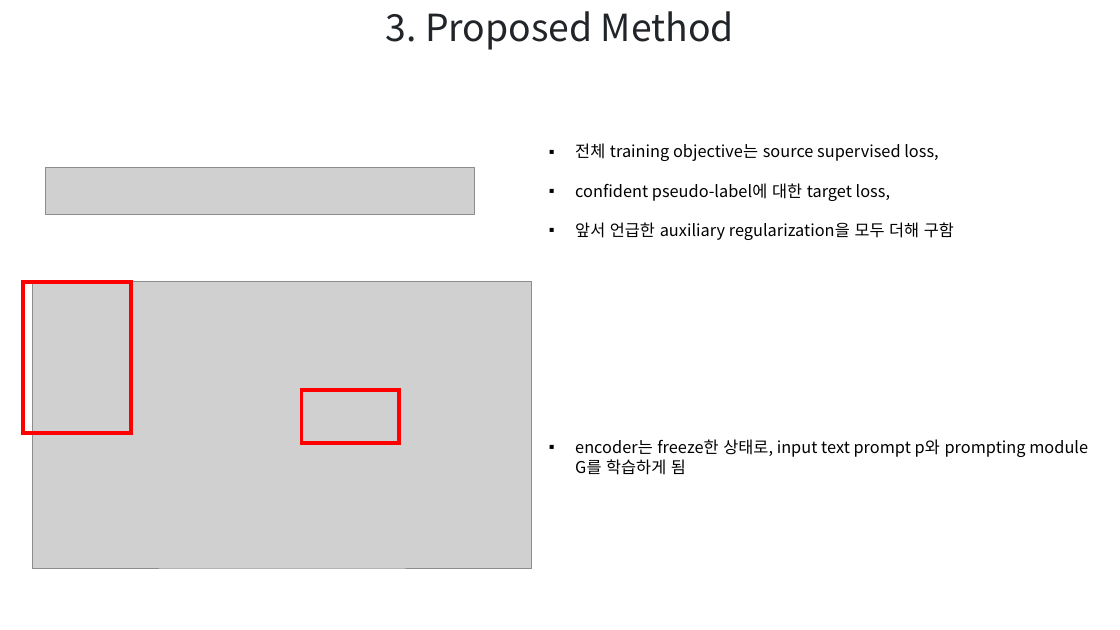
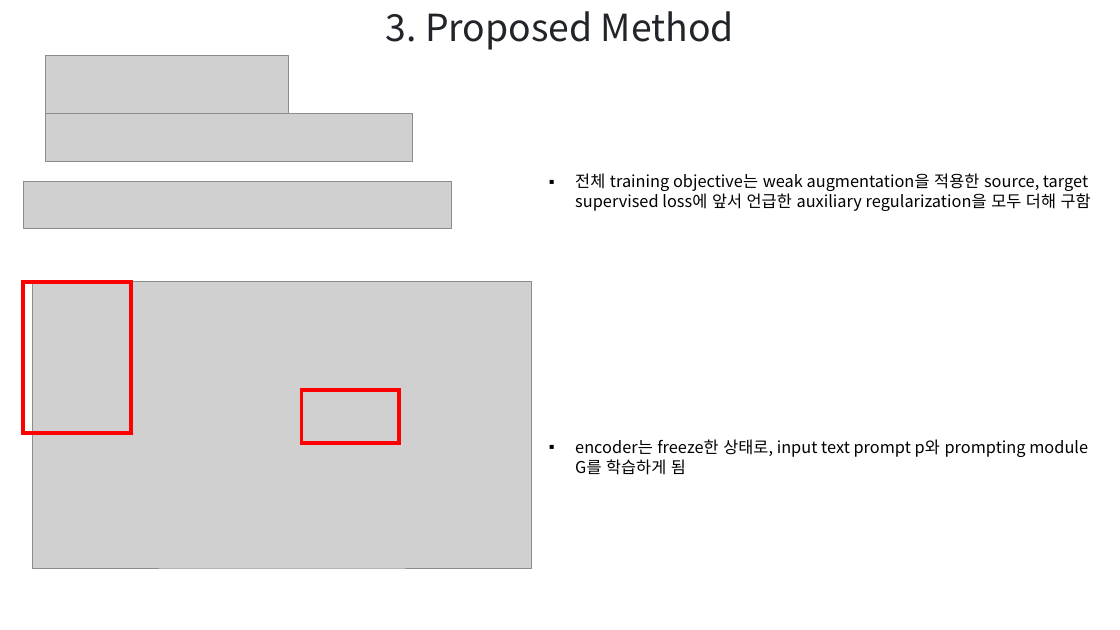
Before and after one commit to hbcho03/cvpr, a slide deck: slide 13 of CVPR/논문/DAMP PPT.pptx. Drawn at 1120x630 pixels with LibreOffice and Linux fonts; fonts in the diff are those of the drawing; grey boxes stand for pictures. Boxes give left, top, right and bottom in pixels: in the first picture for what was removed or moved away, otherwise in the second. Text is boxed around its words. In the diff, an @@ line names an element or a change of style, - is before the commit and + after.

```diff
--- a/CVPR/논문/DAMP PPT.pptx
+++ b/CVPR/논문/DAMP PPT.pptx
@@ picture added at (x1=45, y1=56, x2=289, y2=113) @@
@@ picture added at (x1=45, y1=113, x2=413, y2=161) @@
@@ text at (x1=575, y1=173, x2=1091, y2=211): text changed @@
-▪ 전체 training objective는 source supervised loss,
-▪ confident pseudo-label에 대한 target loss,
-▪ 앞서 언급한 auxiliary regularization을 모두 더해 구함
+▪ 전체 training objective는 weak augmentation을 적용한 source, target supervised loss에 앞서 언급한 auxiliary regularization을 모두 더해 구함
@@ picture moved from (x1=45, y1=167, x2=474, y2=214) to (x1=23, y1=181, x2=451, y2=229) @@
```
Also in this commit, not shown: 8 other slides changed, 3 slides added, 1 other file.
